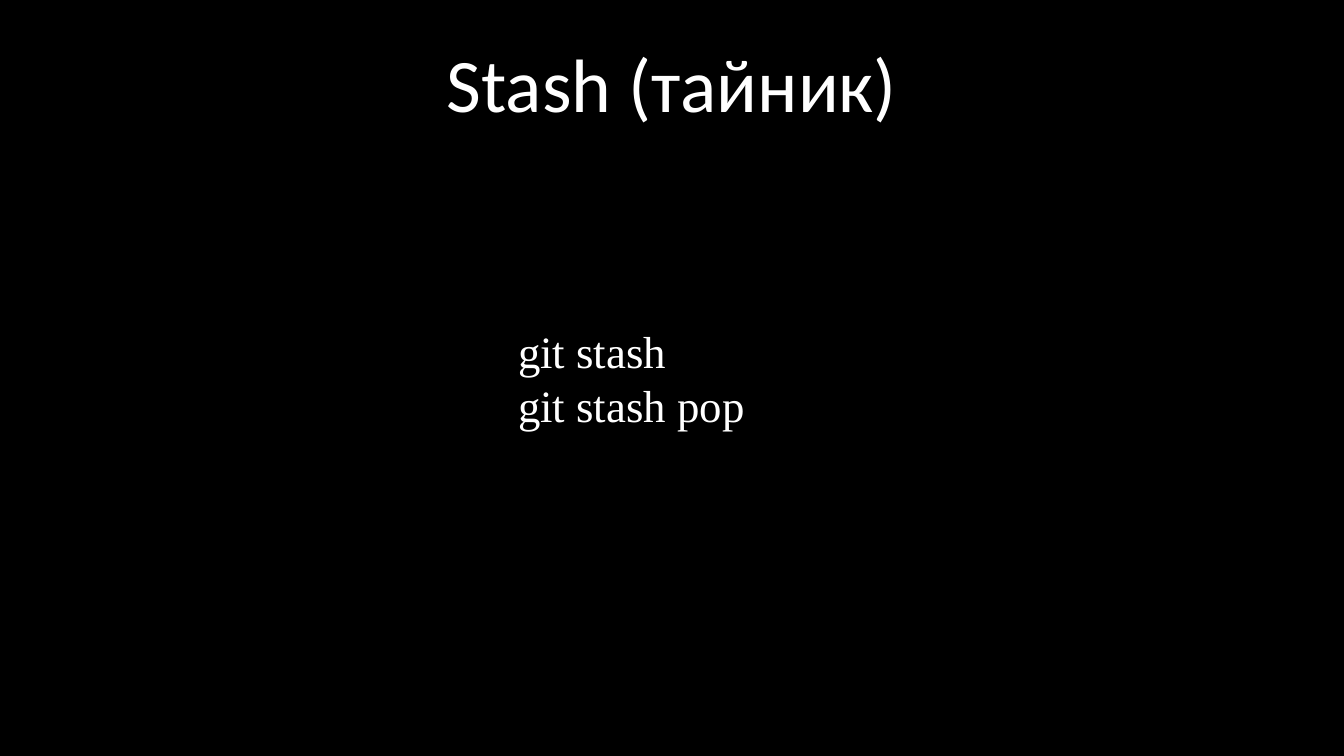
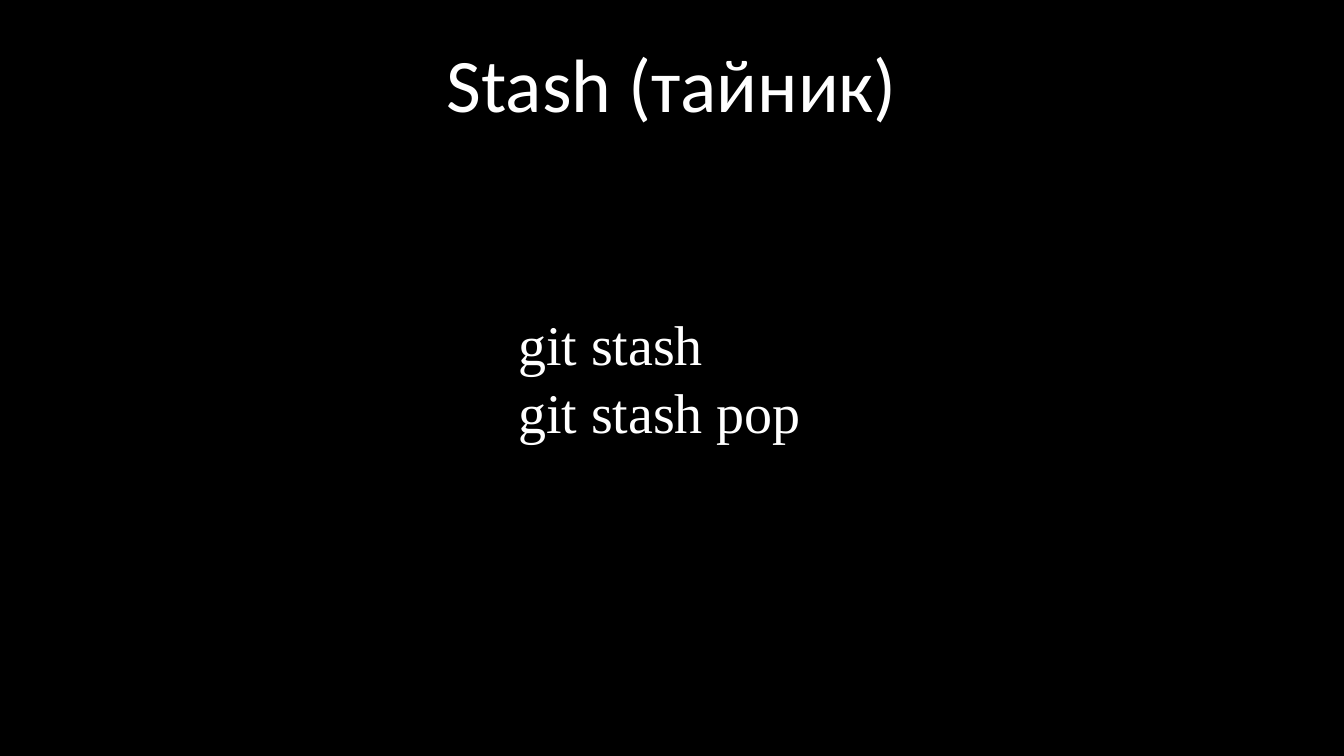
Before and after one commit to kruffka/C-Programming, a slide deck: slide 31 of 9_git/9_git.pptx (slide 32 before the commit). Drawn at 1344x756 pixels with LibreOffice and Linux fonts; fonts in the diff are those of the drawing. Boxes give left, top, right and bottom in pixels: in the first picture for what was removed or moved away, otherwise in the second. Text is boxed around its words. In the diff, an @@ line names an element or a change of style, - is before the commit and + after.

```diff
--- a/9_git/9_git.pptx
+++ b/9_git/9_git.pptx
@@ text "git stash" moved from (x1=518, y1=337, x2=744, y2=431) to (x1=518, y1=326, x2=801, y2=443) @@
@@ text "git stash" at (x1=518, y1=326, x2=801, y2=443): size 32 to 40 pt @@
```
Also in this commit, not shown: 16 other slides changed, 4 slides added, 4 slides removed, 4 other files.
